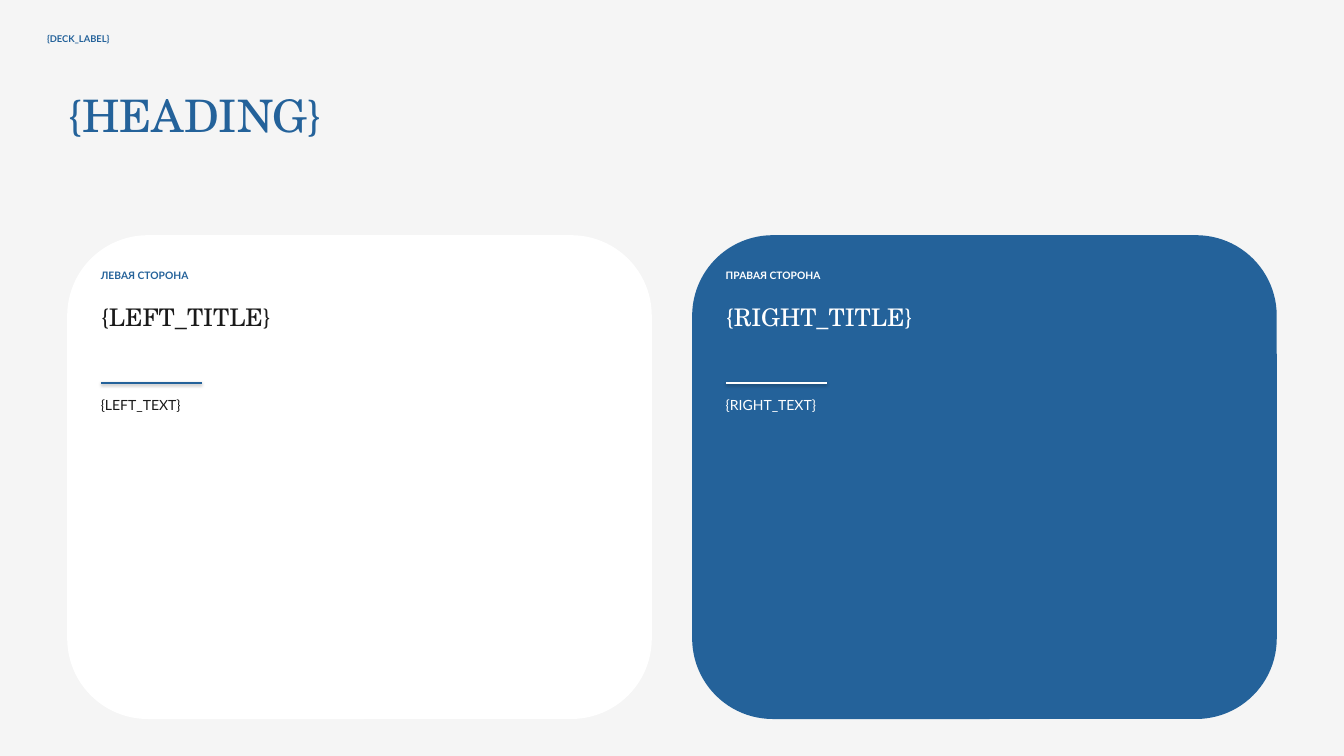
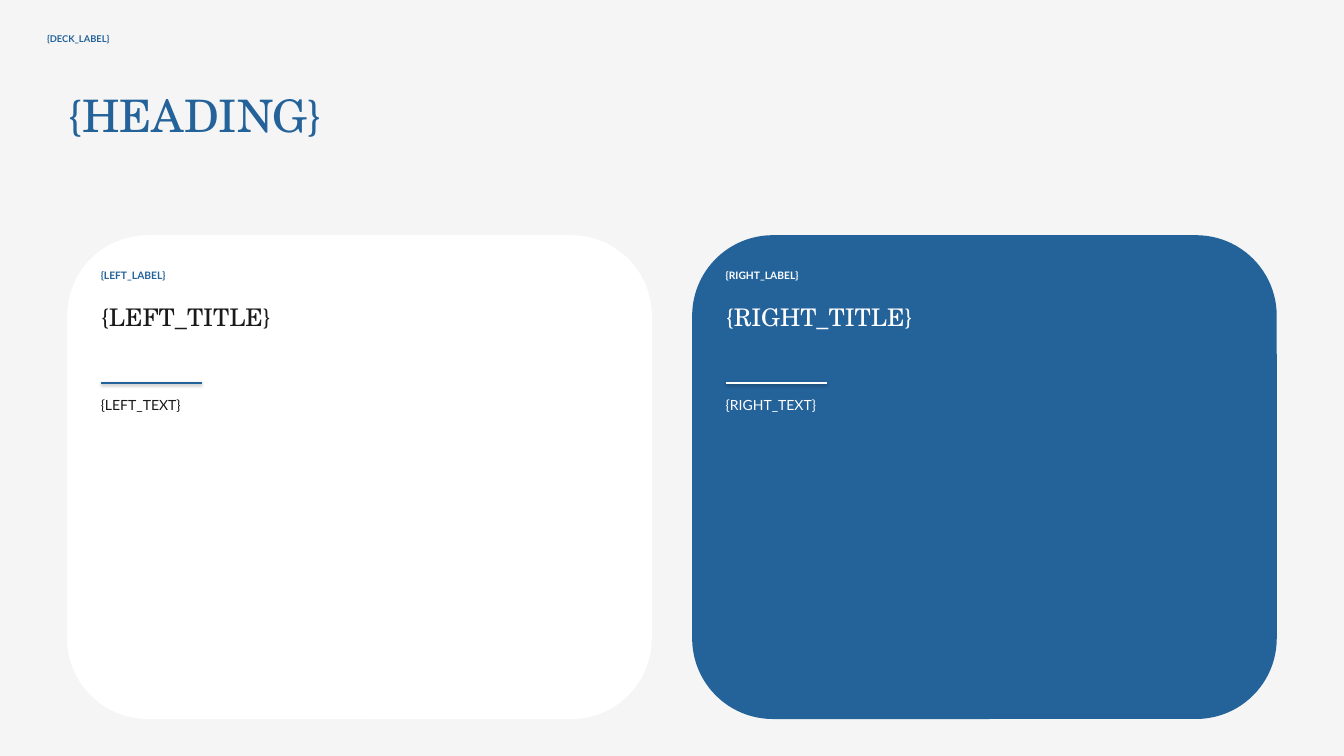
Before and after one commit to zinevichmax-dotcom/Vorobey_bot, a slide deck: slide 5 of backend/redesigner/masters/master_style_2_corporate.pptx. Drawn at 1344x756 pixels with LibreOffice and Linux fonts; fonts in the diff are those of the drawing. Boxes give left, top, right and bottom in pixels: in the first picture for what was removed or moved away, otherwise in the second. Text is boxed around its words. In the diff, an @@ line names an element or a change of style, - is before the commit and + after.

```diff
--- a/backend/redesigner/masters/master_style_2_corporate.pptx
+++ b/backend/redesigner/masters/master_style_2_corporate.pptx
@@ text at (101, 271, 166, 281): text changed @@
-ЛЕВАЯ СТОРОНА
+{LEFT_LABEL}
@@ text at (726, 271, 799, 281): text changed @@
-ПРАВАЯ СТОРОНА
+{RIGHT_LABEL}
```
Also in this commit, not shown: 1 other slide changed.
